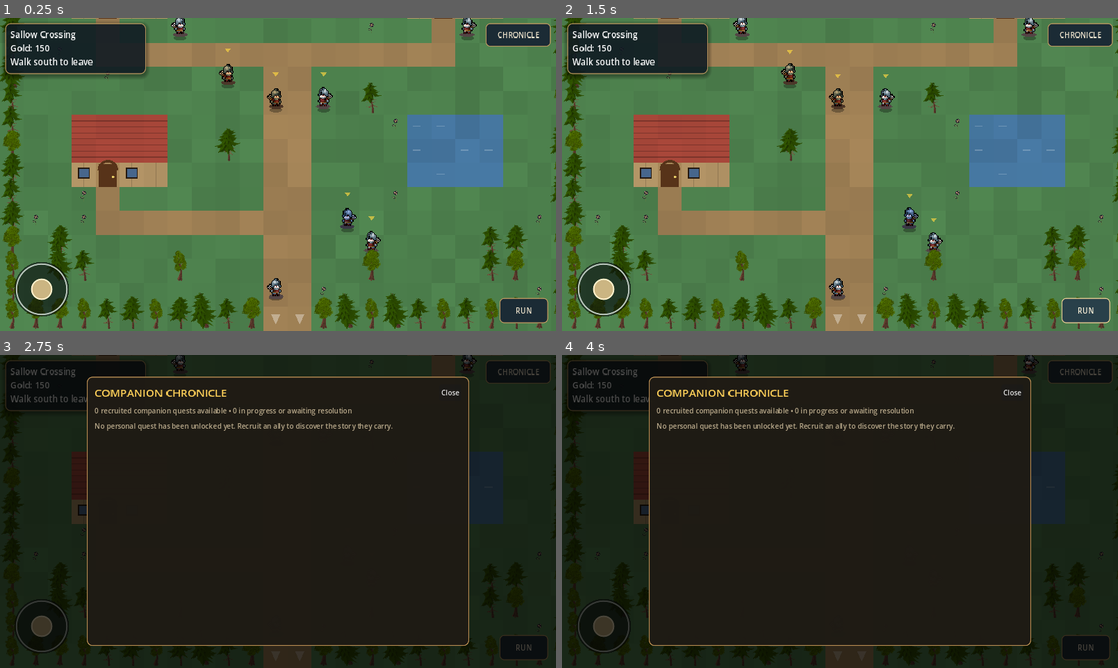
Above: before the commit, frames 1-4 (two rows, left to right).
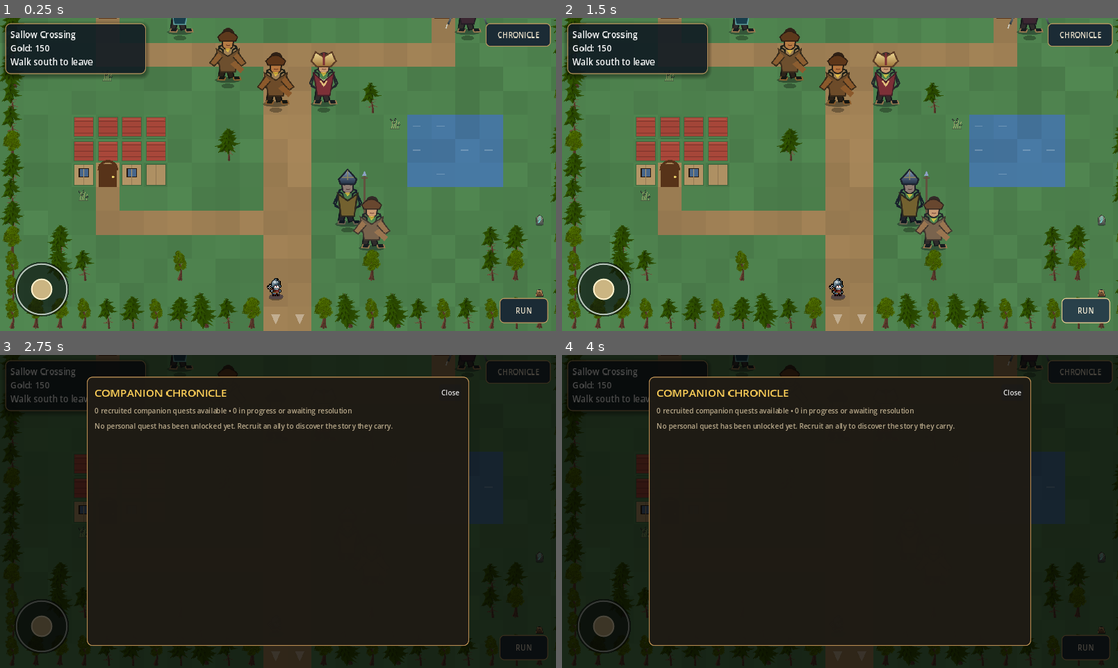
Above: after the commit, the same moments.

Repository: ninjun42215-gif/KindleWake
Game: Godot game, scene res://Location.tscn
Same seed, same stepped clock (60 frames per second), same inputs: the game is played once before the commit and once after it. This scene is started directly instead of the project's main scene.
Inputs (mouse positions are in pixels of both pictures, inside the frame that each line leads up to):
- Up to frame 1 (0.25 s): no input
- Up to frame 2 (1.5 s): click "RUN" at 0.5 s; click "RUN: ON" at 1.25 s
- Up to frame 3 (2.75 s): click "CHRONICLE" at 2 s
- Up to frame 4 (4 s): drag from (606, 627) to (895, 442) at 2.77 s; drag from (728, 527) to (812, 574) at 3.52 s

The runs differ from the first frame. In frame 1, 5.4% of the frame differs, in the area x 5-98%, y 0-90%; in frame 2, 5.4%; in frame 3, 0.4%; in frame 4, 0.4%.

Commit message:
Scale town architecture and diversify NPC sprites

Diff:
--- a/Kindlewake/scripts/ui/location_scene.gd
+++ b/Kindlewake/scripts/ui/location_scene.gd
@@ -1063,16 +1063,23 @@
                 draw_line(Vector2(o.x + off, yy), Vector2(o.x + off, yy + TILE * 0.33), Color(0, 0, 0, 0.28), 1.5)
         "r", "b":
             var col: Color = Color(0.64, 0.27, 0.22) if t == "r" else Color(0.26, 0.42, 0.60)
-            draw_rect(full, _shade(col, c, 0.08))
+            var roof_rect := Rect2(o + Vector2(5, 5), Vector2(TILE - 10, TILE - 10))
+            draw_rect(roof_rect.grow(1.5), Color(0, 0, 0, 0.18))
+            draw_rect(roof_rect, _shade(col, c, 0.08))
             for r in range(4):
                 var yy2: float = o.y + TILE * 0.25 * float(r + 1)
-                draw_line(Vector2(o.x, yy2), Vector2(o.x + TILE, yy2), Color(0, 0, 0, 0.25), 2.0)
+                draw_line(Vector2(o.x + 5, yy2), Vector2(o.x + TILE - 5, yy2), Color(0, 0, 0, 0.25), 1.5)
+            draw_line(o + Vector2(7, 8), o + Vector2(TILE - 7, 8), Color(1, 0.88, 0.68, 0.18), 1.0)
         "w":
-            draw_rect(full, _shade(Color(0.70, 0.58, 0.40), c, 0.06))
-            draw_line(o + Vector2(TILE * 0.5, 0), o + Vector2(TILE * 0.5, TILE), Color(0, 0, 0, 0.18), 1.5)
+            var wall_rect := Rect2(o + Vector2(5, 4), Vector2(TILE - 10, TILE - 8))
+            draw_rect(wall_rect.grow(1.5), Color(0, 0, 0, 0.2))
+            draw_rect(wall_rect, _shade(Color(0.70, 0.58, 0.40), c, 0.06))
+            draw_line(o + Vector2(TILE * 0.5, 4), o + Vector2(TILE * 0.5, TILE - 4), Color(0, 0, 0, 0.18), 1.5)
             if h > 0.35:
-                draw_rect(Rect2(o + Vector2(TILE * 0.28, TILE * 0.22), Vector2(TILE * 0.44, TILE * 0.40)), Color(0.28, 0.40, 0.55))
-                draw_rect(Rect2(o + Vector2(TILE * 0.28, TILE * 0.22), Vector2(TILE * 0.44, TILE * 0.40)), Color(0.15, 0.1, 0.06), false, 2.0)
+                var window_rect := Rect2(o + Vector2(TILE * 0.31, TILE * 0.24), Vector2(TILE * 0.38, TILE * 0.34))
+                draw_rect(window_rect, Color(0.28, 0.40, 0.55))
+                draw_rect(window_rect, Color(0.15, 0.1, 0.06), false, 2.0)
+                draw_line(window_rect.position + Vector2(window_rect.size.x * 0.5, 0), window_rect.position + Vector2(window_rect.size.x * 0.5, window_rect.size.y), Color(0.72, 0.61, 0.42), 1.0)
         "1", "2", "3", "4":
             draw_rect(Rect2(o + Vector2(TILE * 0.12, TILE * 0.05), Vector2(TILE * 0.76, TILE * 0.95)), Color(0.34, 0.20, 0.10))
             draw_arc(o + Vector2(TILE * 0.5, TILE * 0.3), TILE * 0.38, PI, TAU, 10, Color(0.34, 0.20, 0.10), 5.0)
@@ -1136,8 +1143,11 @@
         "P":
             Art.draw_prop(self, "column", prop_center + Vector2(0, -2), 0.34)
         _:
-            if not indoor and t == "." and WorldMap.hash01(c.x, c.y, 43) > 0.94:
-                Art.draw_prop(self, "flower", prop_center + Vector2(0, -5), 0.22)
+            if not indoor and t == ".":
+                var detail: float = WorldMap.hash01(c.x, c.y, 43)
+                if detail > 0.975:
+                    var variants: Array[String] = ["flower", "mushrooms", "stump", "reeds", "rune_stone"]
+                    Art.draw_prop(self, variants[int(WorldMap.hash01(c.x, c.y, 47) * float(variants.size()))], prop_center + Vector2(0, -5), 0.20)
     if indoor and t == "#" and c.y == 0:
         draw_rect(Rect2(o + Vector2(0, TILE - 6), Vector2(TILE, 6)), Color(0, 0, 0, 0.3))
 
@@ -1159,8 +1169,12 @@
         var tint := Color(float(tint_a[0]), float(tint_a[1]), float(tint_a[2]))
         var foot: Vector2 = c + Vector2(0, 12)
         draw_colored_polygon(_ellipse(foot + Vector2(0, 2), 13.0, 5.0), Color(0, 0, 0, 0.3))
-        if not Art.draw_unit(self, "soldier", "idle", t + c.x * 0.01, foot, 2.0, c.x > player_pos.x, tint):
-            draw_rect(Rect2(foot + Vector2(-8, -30), Vector2(16, 28)), tint)
+        var npc_sprite: String = str(s.get("sprite", ""))
+        if npc_sprite == "":
+            npc_sprite = Art.character_for_npc(str(s.get("name", "")), str(s.get("kind", "")))
+        if not Art.draw_character(self, npc_sprite, foot, 0.82, tint):
+            if not Art.draw_unit(self, "soldier", "idle", t + c.x * 0.01, foot, 1.35, c.x > player_pos.x, tint):
+                draw_rect(Rect2(foot + Vector2(-8, -30), Vector2(16, 28)), tint)
     var bob: float = sin(t * 3.0) * 3.0
     var tip: Vector2 = c + Vector2(0, -52 + bob)
     var col := Color(1.0, 0.85, 0.25) if near else Color(1.0, 0.85, 0.25, 0.65)
